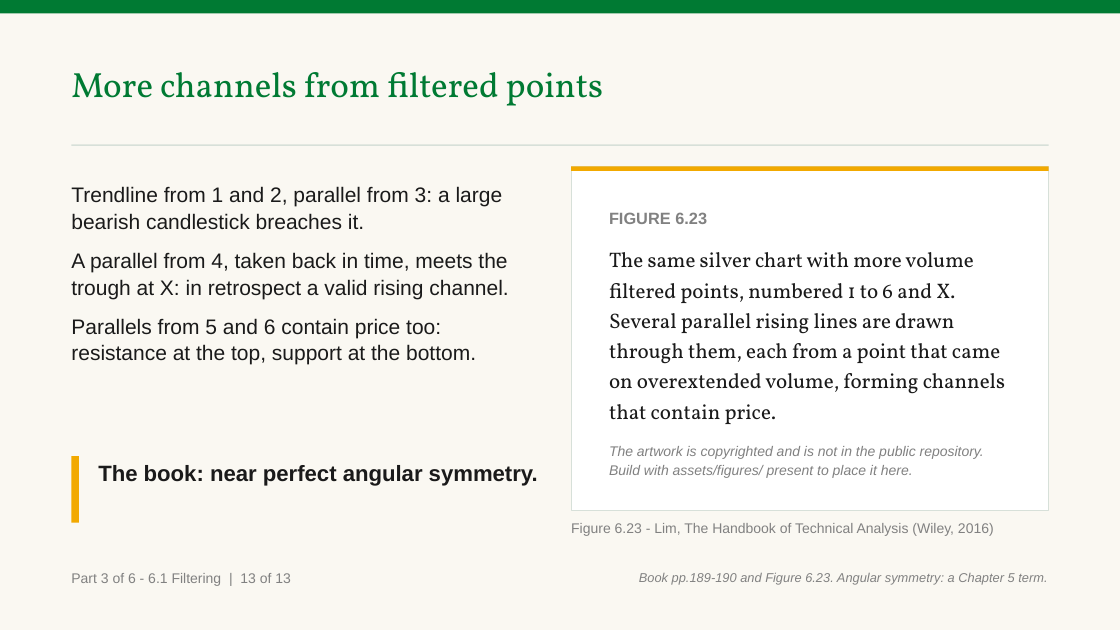
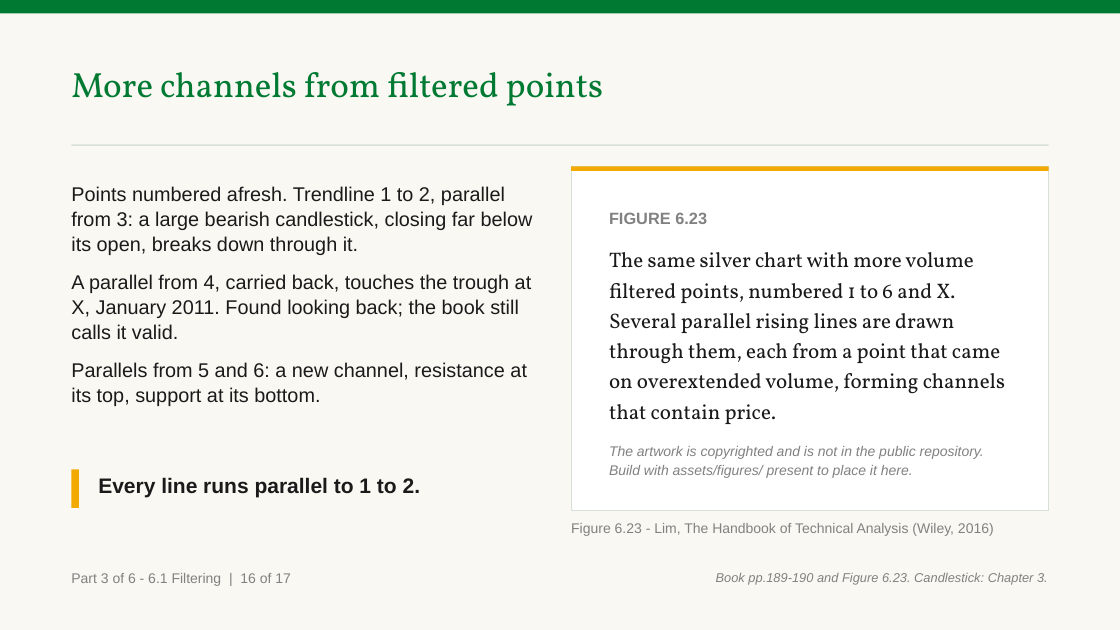
Before and after one commit to benjiesotelo-sudo/Telos_FIN1209, a slide deck: slide 70 of chapter-06/FIN1209-Chapter-06.pptx (slide 67 before the commit). Drawn at 1120x630 pixels with LibreOffice and Linux fonts; fonts in the diff are those of the drawing. Boxes give left, top, right and bottom in pixels: in the first picture for what was removed or moved away, otherwise in the second. Text is boxed around its words. In the diff, an @@ line names an element or a change of style, - is before the commit and + after.

```diff
--- a/chapter-06/FIN1209-Chapter-06.pptx
+++ b/chapter-06/FIN1209-Chapter-06.pptx
@@ text at bbox=[71, 186, 533, 406]: text changed; size 18 to 17 pt @@
-Trendline from 1 and 2, parallel from 3: a large bearish candlestick breaches it.
-A parallel from 4, taken back in time, meets the trough at X: in retrospect a valid rising channel.
-Parallels from 5 and 6 contain price too: resistance at the top, support at the bottom.
+Points numbered afresh. Trendline 1 to 2, parallel from 3: a large bearish candlestick, closing far below its open, breaks down through it.
+A parallel from 4, carried back, touches the trough at X, January 2011. Found looking back; the book still calls it valid.
+Parallels from 5 and 6: a new channel, resistance at its top, support at its bottom.
@@ rectangle: place and size @@
-rectangle at bbox=[71, 456, 79, 523]
+rectangle at bbox=[71, 470, 79, 508]
@@ text at bbox=[98, 477, 420, 498]: text changed; size 19 to 18 pt @@
-The book: near perfect angular symmetry.
+Every line runs parallel to 1 to 2.
@@ text at bbox=[71, 573, 291, 586]: text changed @@
-Part 3 of 6 - 6.1 Filtering | 13 of 13
+Part 3 of 6 - 6.1 Filtering | 16 of 17
@@ text at bbox=[716, 573, 1048, 585]: text changed @@
-Book pp.189-190 and Figure 6.23. Angular symmetry: a Chapter 5 term.
+Book pp.189-190 and Figure 6.23. Candlestick: Chapter 3.
```
Also in this commit, not shown: 12 other slides changed, 4 slides added, 3 other files.
